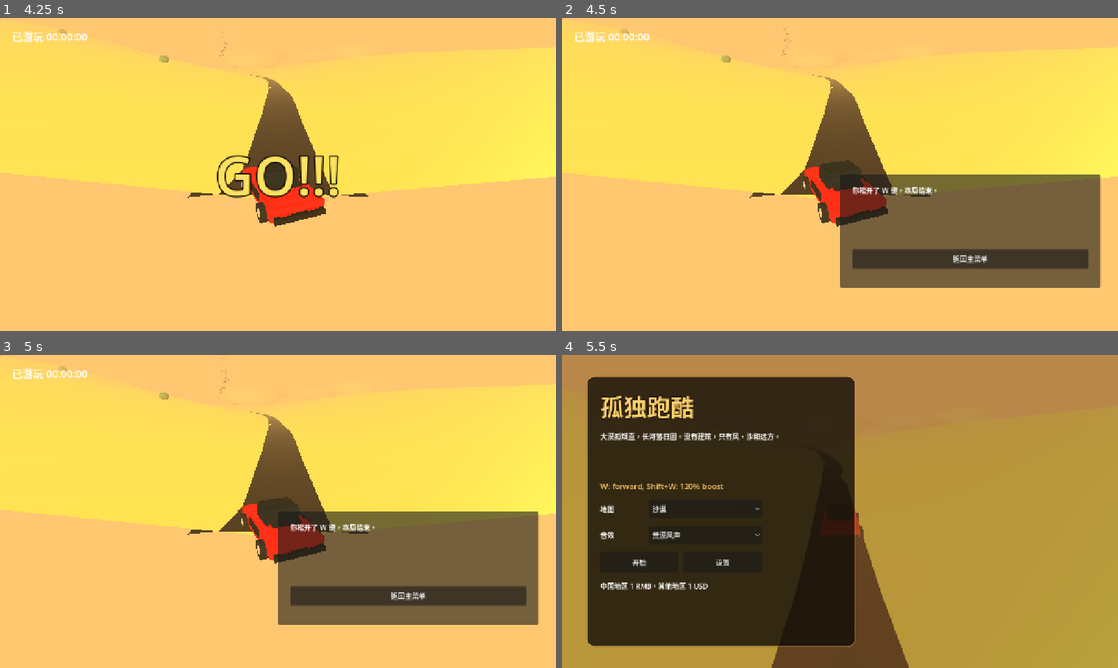
Above: before the commit, frames 1-4 (two rows, left to right).
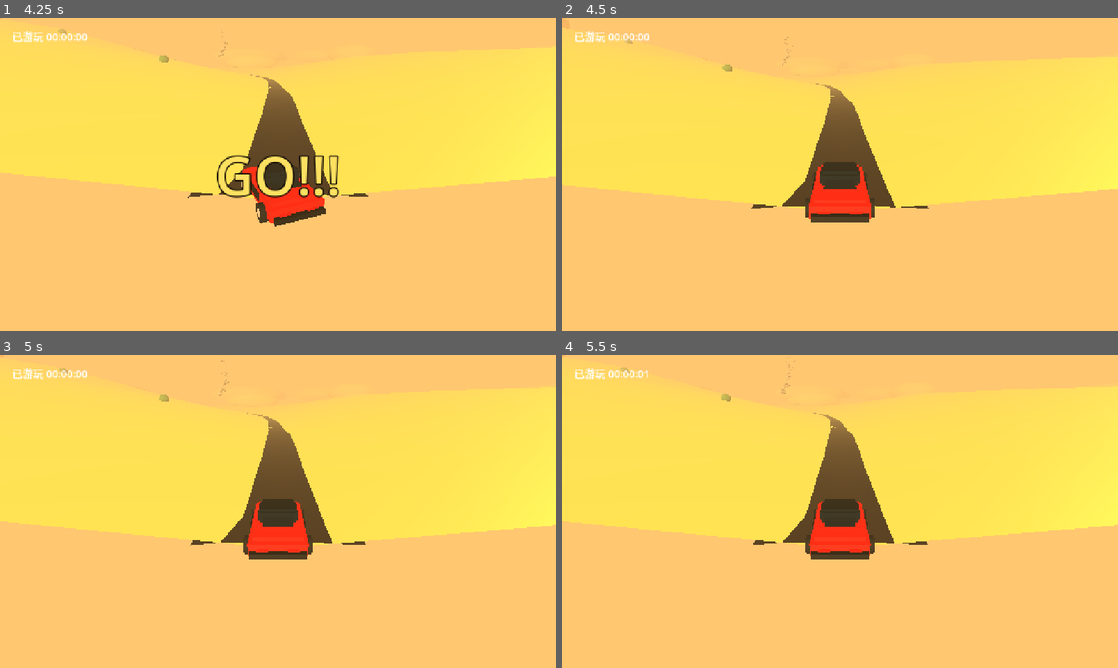
Above: after the commit, the same moments.

Repository: lcjwy/game_parkour_by_godot
Game: Godot game, scene res://scenes/ui/main_menu.tscn
Two runs of this game, one before a commit and one after it. Both use one fixed random seed, a clock stepped at 60 frames per second and the inputs below.
Inputs (mouse positions are in pixels of both pictures, inside the frame that each line leads up to):
- Up to frame 1 (4.25 s): click "开始" at 0.5 s; tap Enter (confirm) at 1.25, 2, 2.1, 3.5, 3.6 s; hold W (accelerate) 1.28-2.03 s; hold Shift (boost) 1.28-2.03 s; tap Space at 1.52, 2.27, 3.77 s; hold Shift (boost) 2.78-3.53 s; hold W (accelerate) from 2.78 s (still down)
- Up to frame 2 (4.5 s): tap Enter (confirm) at 4.25 s; release W (accelerate) at 4.28 s; hold Shift (boost) from 4.28 s (still down)
- Up to frame 3 (5 s): keep holding Shift (boost); tap Space at 4.52 s
- Up to frame 4 (5.5 s): release Shift (boost) at 5 s; click (967, 596) at 5 s, where only the run before the commit has a clickable "返回主菜单"

Frame 1 is identical in both runs. In frame 2, 20% of the frame differs, in the area x 0-100%, y 0-87%; in frame 3, 20%; in frame 4, 100%, in the area x 0-100%, y 0-100%.

Commit message:
Delay accelerate release detection

Diff:
--- a/SolitudeRun/scripts/game/game_root.gd
+++ b/SolitudeRun/scripts/game/game_root.gd
@@ -6,6 +6,7 @@
 const TWO_AND_HALF_HOURS_SECONDS: float = 9000.0
 const COUNTDOWN_SECONDS: float = 3.0
 const GO_PROMPT_SECONDS: float = 0.75
+const ACCELERATE_GRACE_SECONDS: float = 5.0
 
 var _map_config: MapConfig
 var _road: RoadGenerator
@@ -67,7 +68,7 @@
 		_update_hud()
 		return
 
-	if not Input.is_action_pressed("accelerate"):
+	if _elapsed >= ACCELERATE_GRACE_SECONDS and not Input.is_action_pressed("accelerate"):
 		_fail_run("result.released_accelerate")
 		return
 
@@ -239,9 +240,6 @@
 	_last_input_elapsed = _elapsed
 	if _countdown_label != null:
 		_countdown_label.visible = false
-	if not Input.is_action_pressed("accelerate"):
-		_fail_run("result.released_accelerate")
-		return
 	AudioManager.play_preset(GameState.selected_audio_preset())
 
 func _check_inactivity_failure() -> bool:
Not shown, changed: SolitudeRun/tools/verify_gameplay_changes.ps1
